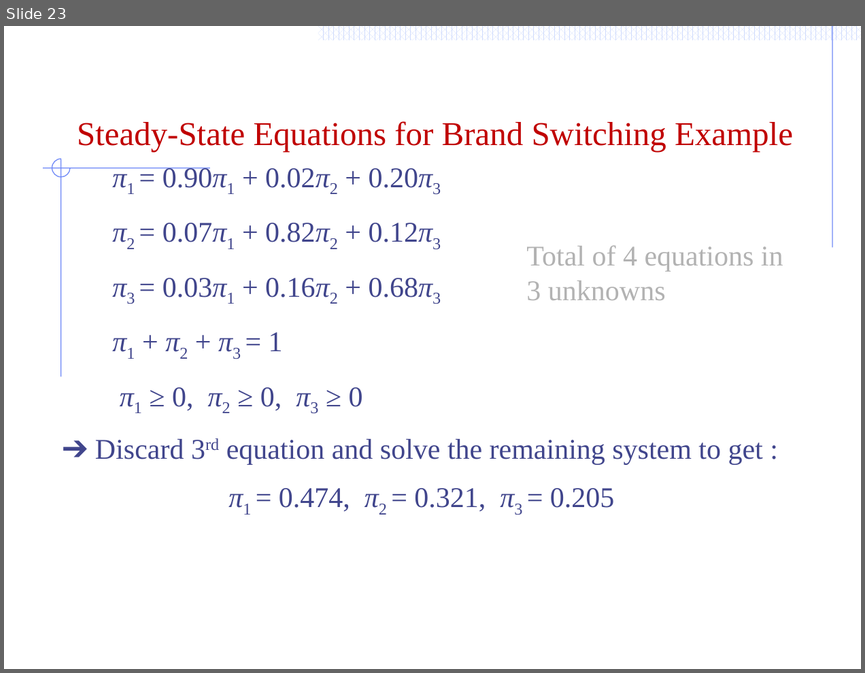
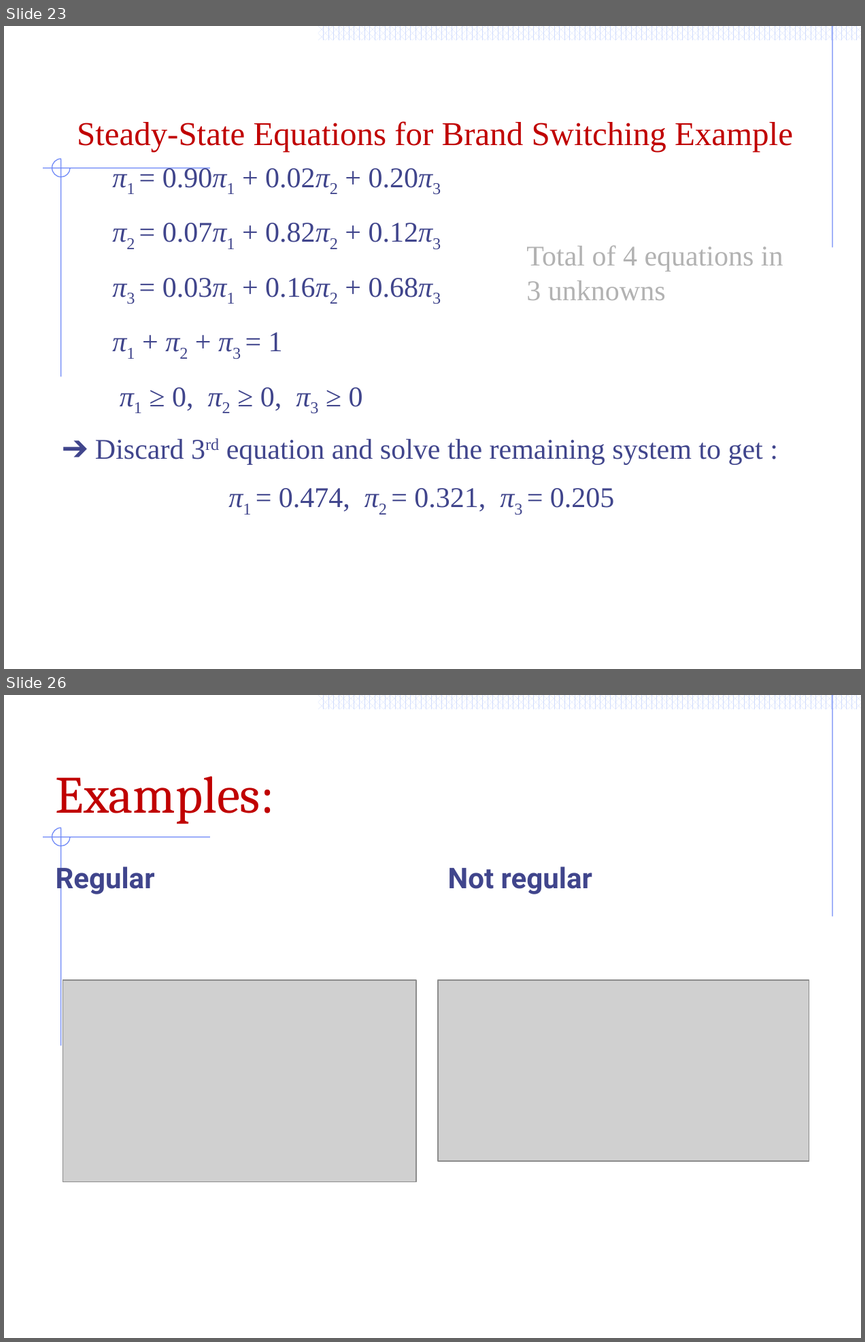
Before and after one commit to Mayooran1987/MC9510, a slide deck: Lect_3_Markov process.pptx. Shown one above the other, each under a label of ours: slide 23 before the commit, slides 23 and 26 after it; the slides between them are not shown. The pictures are 865x673 and 865x1342 pixels, drawn with LibreOffice and Linux fonts; fonts in the diff are those of the drawing; grey boxes stand for pictures. Boxes give left, top, right and bottom in pixels: in the first picture for what was removed or moved away, otherwise in the second. Text is boxed around its words. In the diff, an @@ line names an element or a change of style, - is before the commit and + after.

```diff
--- a/Lect_3_Markov process.pptx
+++ b/Lect_3_Markov process.pptx
@@ slide 26 added at bbox=[4, 695, 861, 1338], background #FFFFFF; not listed: 56 template elements that a slide beside it also shows @@
@@ title added at bbox=[56, 776, 275, 824], 44 pt, text #C00000 @@
+Examples:
@@ text added at bbox=[56, 862, 155, 896], 24 pt, text #40458C, bold @@
+Regular
@@ text added at bbox=[448, 866, 592, 894], 24 pt, text #40458C, bold @@
+Not regular
@@ picture added at bbox=[63, 981, 416, 1182] @@
@@ picture added at bbox=[438, 981, 808, 1161] @@
```
Also in this commit, not shown: 5 slides changed, 6 other slides added.
